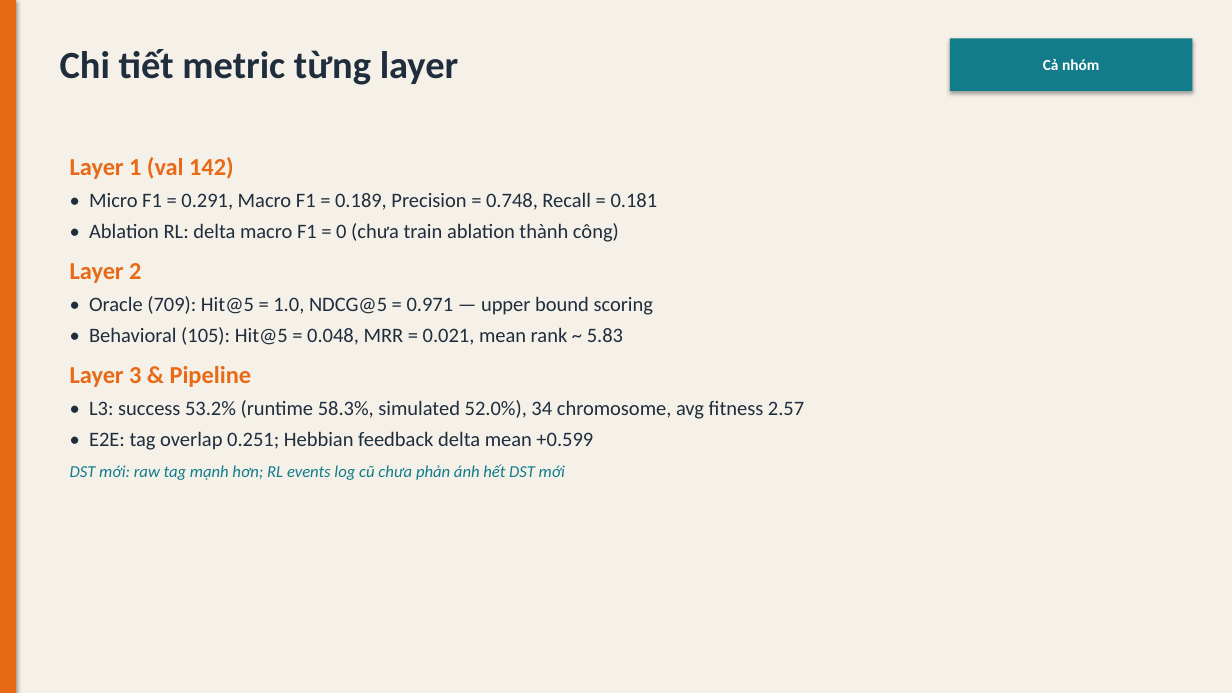
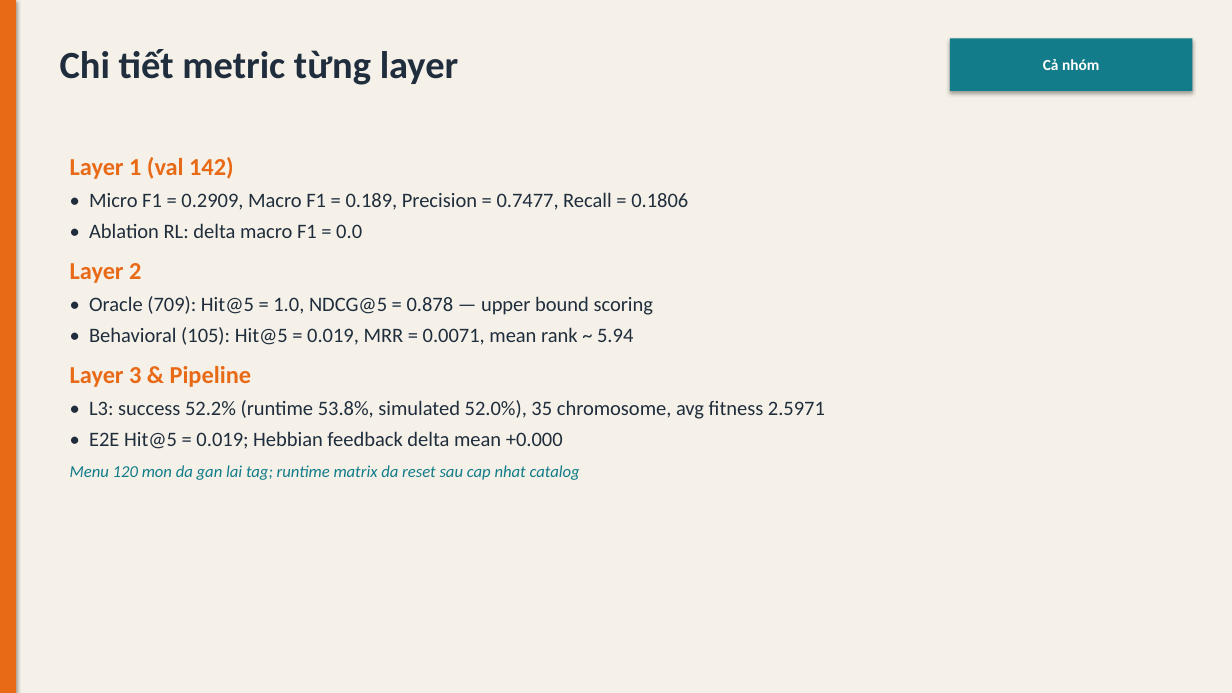
Before and after one commit to quac17/food-moo-duu, a slide deck: slide 21 of docs/food_moo_duu_slides.pptx. Drawn at 1232x693 pixels with LibreOffice and Linux fonts; fonts in the diff are those of the drawing. Boxes give left, top, right and bottom in pixels: in the first picture for what was removed or moved away, otherwise in the second. Text is boxed around its words. In the diff, an @@ line names an element or a change of style, - is before the commit and + after.

```diff
--- a/docs/food_moo_duu_slides.pptx
+++ b/docs/food_moo_duu_slides.pptx
@@ text at (89, 192, 688, 238): text changed @@
-• Micro F1 = 0.291, Macro F1 = 0.189, Precision = 0.748, Recall = 0.181
-• Ablation RL: delta macro F1 = 0 (chưa train ablation thành công)
+• Micro F1 = 0.2909, Macro F1 = 0.189, Precision = 0.7477, Recall = 0.1806
+• Ablation RL: delta macro F1 = 0.0
@@ text at (89, 296, 653, 345): text changed @@
-• Oracle (709): Hit@5 = 1.0, NDCG@5 = 0.971 — upper bound scoring
-• Behavioral (105): Hit@5 = 0.048, MRR = 0.021, mean rank ~ 5.83
+• Oracle (709): Hit@5 = 1.0, NDCG@5 = 0.878 — upper bound scoring
+• Behavioral (105): Hit@5 = 0.019, MRR = 0.0071, mean rank ~ 5.94
@@ text at (70, 400, 825, 480): text changed @@
-• L3: success 53.2% (runtime 58.3%, simulated 52.0%), 34 chromosome, avg fitness 2.57
-• E2E: tag overlap 0.251; Hebbian feedback delta mean +0.599
-DST mới: raw tag mạnh hơn; RL events log cũ chưa phản ánh hết DST mới
+• L3: success 52.2% (runtime 53.8%, simulated 52.0%), 35 chromosome, avg fitness 2.5971
+• E2E Hit@5 = 0.019; Hebbian feedback delta mean +0.000
+Menu 120 mon da gan lai tag; runtime matrix da reset sau cap nhat catalog
```
Also in this commit, not shown: 6 other slides changed, 35 other files.
